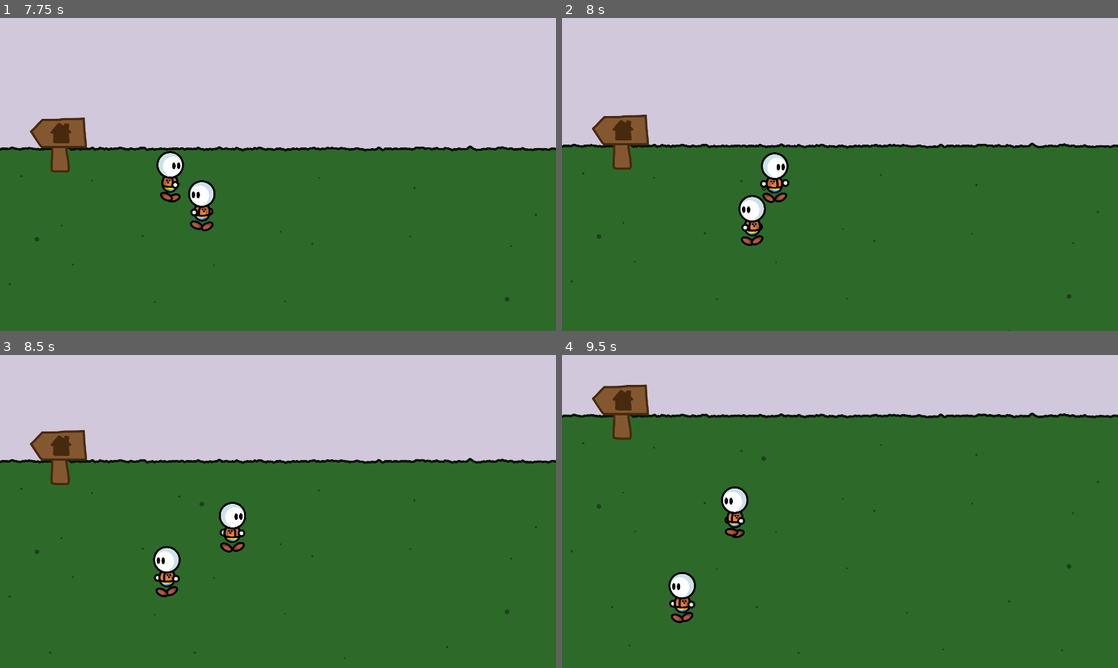
Above: before the commit, frames 1-4 (two rows, left to right).
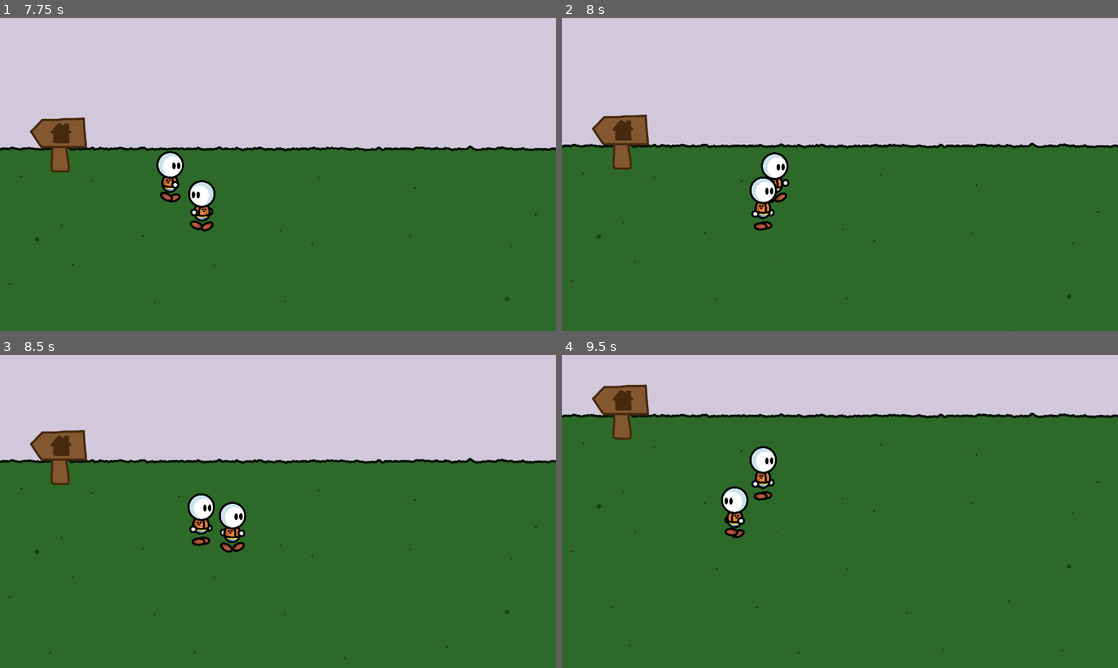
Above: after the commit, the same moments.

Repository: fupicat/szabandoned-0
Game: Godot game, scene res://Scenes/Places/Town.tscn
The game is run twice, just before and just after one commit, with the same random seed, the same clock (stepped at 60 frames per second) and the same inputs. This scene is started directly instead of the project's main scene.
Inputs (mouse positions are in pixels of both pictures, inside the frame that each line leads up to):
- Up to frame 1 (7.75 s): move the mouse to (61, 171) at 0.52 s; hold X (action) 0.53-1.28 s; hold Up (up) 0.53-2.03 s; move the mouse to (255, 262) at 1.27 s; click (255, 262) at 1.35 s; move the mouse to (111, 127) at 2.02 s; hold Tab (mode) 2.03-2.78 s; hold Left (left) 2.03-3.53 s; move the mouse to (305, 174) at 2.77 s; tap Z (run) at 2.85, 5.85 s; move the mouse to (194, 96) at 3.52 s; hold Down (down) 3.53-4.28 s; hold X (action) 3.53-4.28 s; move the mouse to (400, 158) at 4.27 s; hold Right (right) 4.28-5.03 s; click (400, 158) at 4.35 s; move the mouse to (166, 190) at 5.02 s; hold Up (up) 5.03-5.78 s; hold Tab (mode) 5.03-5.78 s; move the mouse to (333, 105) at 5.77 s; hold Right (right) from 5.78 s (still down); move the mouse to (250, 237) at 6.52 s; hold X (action) 6.53-7.28 s; move the mouse to (444, 221) at 7.27 s; click (444, 221) at 7.35 s
- Up to frame 2 (8 s): keep holding Right (right)
- Up to frame 3 (8.5 s): move the mouse to (111, 464) at 8.02 s; release Right (right) at 8.03 s; hold Down (down) from 8.03 s (still down); hold Tab (mode) from 8.03 s (still down)
- Up to frame 4 (9.5 s): move the mouse to (867, 511) at 8.77 s; release Down (down) at 8.78 s; release Tab (mode) at 8.78 s; hold Left (left) from 8.78 s (still down); tap Z (run) at 8.85 s

Frame 1 is identical in both runs. In frame 2, 1.0% of the frame differs, in the area x 31-39%, y 50-73%; in frame 3, 1.2%; in frame 4, 1.2%, in the area x 19-39%, y 29-86%.

Commit message:
Fixed NPC stop behavior

Diff:
--- a/Scenes/Places/Town.tscn
+++ b/Scenes/Places/Town.tscn
@@ -91,7 +91,6 @@
 [node name="NPC" type="KinematicBody2D" parent="." groups=[
 "Interactable",
 ]]
-editor/display_folded = true
 position = Vector2( 1221.91, 443.986 )
 script = ExtResource( 8 )
 
@@ -104,8 +103,12 @@
 one_shot = true
 
 [node name="Interact" type="Area2D" parent="NPC"]
+editor/display_folded = true
 
 [node name="CollisionShape2D" type="CollisionShape2D" parent="NPC/Interact"]
 shape = SubResource( 6 )
+
+[node name="RayCast2D" type="RayCast2D" parent="NPC"]
+cast_to = Vector2( 500, 0 )
 [connection signal="body_entered" from="ToHouse" to="." method="_on_ToHouse_body_entered"]
 [connection signal="timeout" from="NPC/Wander" to="NPC" method="_on_Wander_timeout"]
--- a/Scripts/NPC.gd
+++ b/Scripts/NPC.gd
@@ -36,7 +36,11 @@
 func _physics_process(delta):
     update_z()
 
+    if behavior == BEHAVE.stop:
+        target = global_position
+
     if target != null and can_walk:
+        $RayCast2D.cast_to = to_local(target)
         can_walk = true
         $Scrat.scale.x = 1
         if target.x < global_position.x:
@@ -74,14 +78,12 @@
         on_me = true
         if behavior == BEHAVE.wander:
             behavior = BEHAVE.stop
-            can_walk = false
 
 func _on_Interact_body_exited(body):
     if body == get_parent().get_node('Player'):
         on_me = false
         if behavior == BEHAVE.stop:
             behavior = BEHAVE.wander
-            can_walk = true
             $Wander.start(rand_range(0, 3))
 
 func _on_Interact_mouse_entered():
